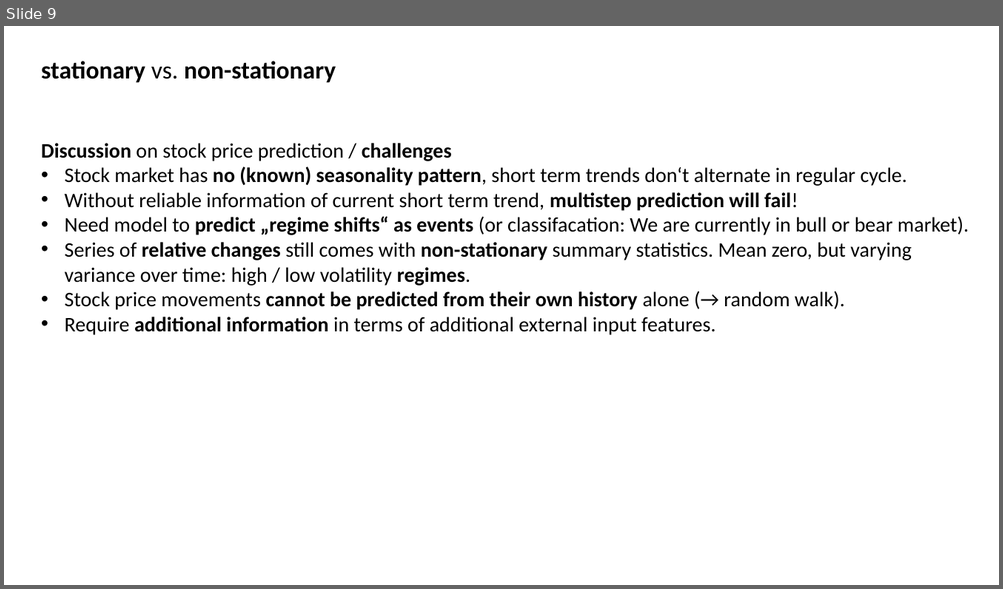
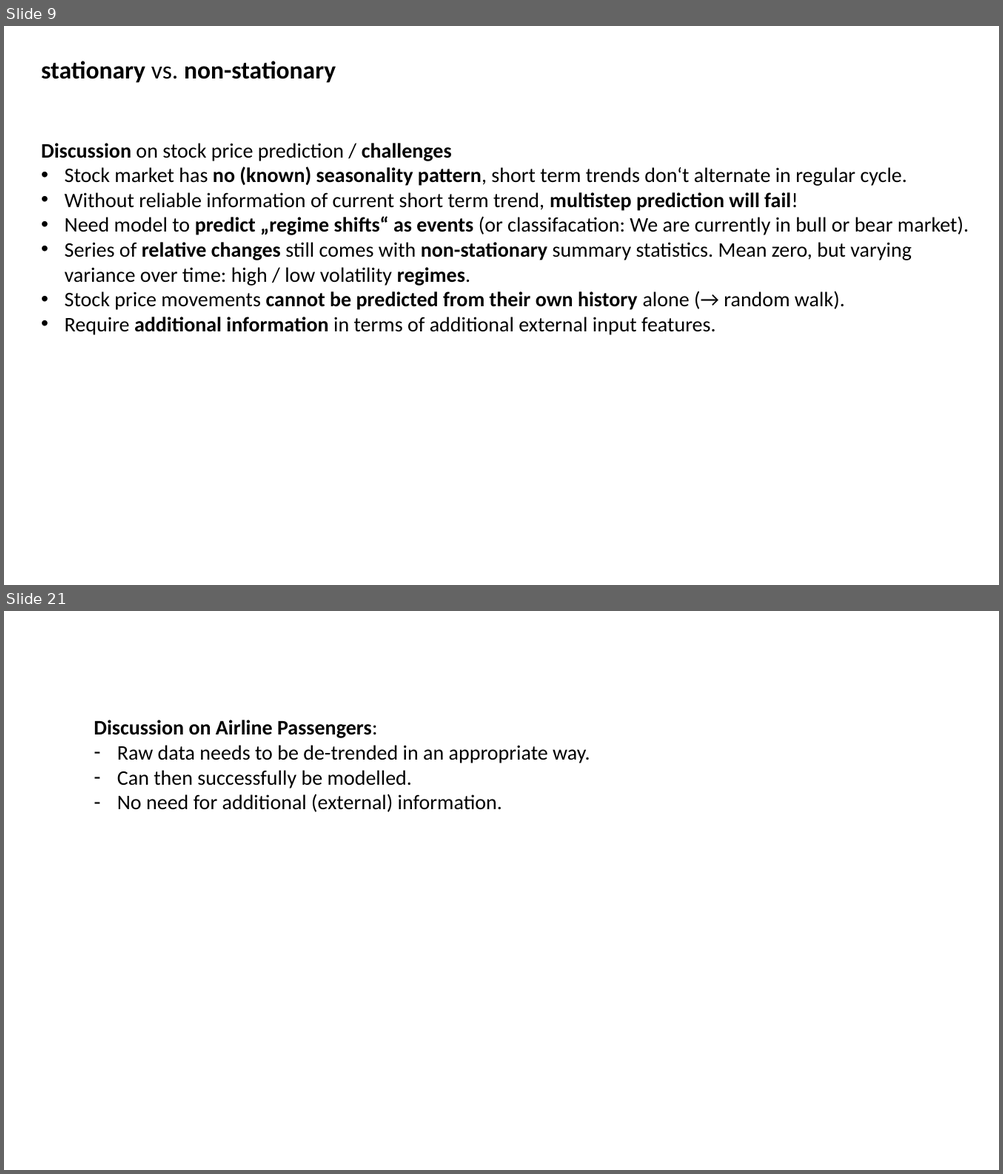
Before and after one commit to MarcoLandtHayen/EchoStateNetworks, a slide deck: ESN_wrapUP_decomposition_and_DeepESNs.pptx. Shown one above the other, each under a label of ours: slide 9 before the commit, slides 9 and 21 after it; the slides between them are not shown. The pictures are 1003x589 and 1003x1174 pixels, drawn with LibreOffice and Linux fonts; fonts in the diff are those of the drawing. Boxes give left, top, right and bottom in pixels: in the first picture for what was removed or moved away, otherwise in the second. Text is boxed around its words. In the diff, an @@ line names an element or a change of style, - is before the commit and + after.

```diff
--- a/ESN_wrapUP_decomposition_and_DeepESNs.pptx
+++ b/ESN_wrapUP_decomposition_and_DeepESNs.pptx
@@ slide 21 added at (4,611,999,1170), background #FFFFFF @@
@@ text added at (94,720,590,812), 20 pt, text #000000 @@
+Discussion on Airline Passengers:
+– Raw data needs to be de-trended in an appropriate way.
+– Can then successfully be modelled.
+– No need for additional (external) information.
```
Also in this commit, not shown: 12 other slides added, 2 other files.
